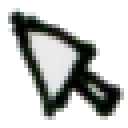
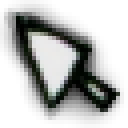
Revision of a layered 128x128 image; what changed, layer by layer:
painted on "Background" over [8, 8, 124, 120]
added layer "Layer" above "Layer #1" over [0, 0, 124, 128]
